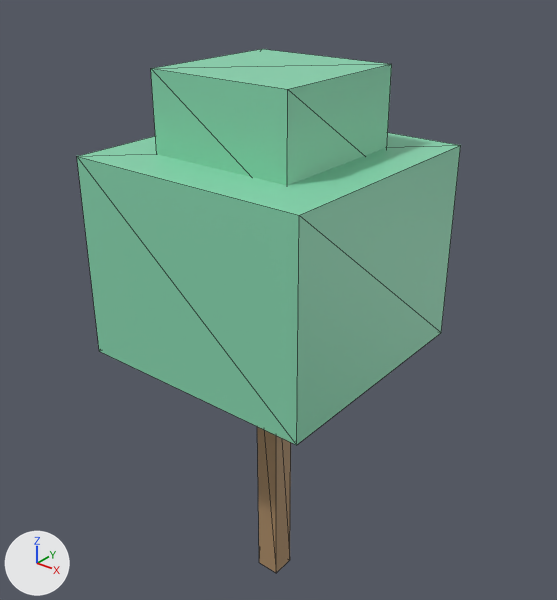
The glTF model data/islands/disksaver/glb/Prop_DS_Tree_15.glb: old version first, new version second.
One viewpoint serves both versions: a 50 mm lens placed at (5.05, -6.23, 7.89), pointed at (-0.09, 0.2, 3.9). The lights are fixed; the arrows at lower left show +X, +Y and +Z. The picture after the commit comes second. Mesh edges are drawn as thin lines. Vertices at exactly the same position are counted once.
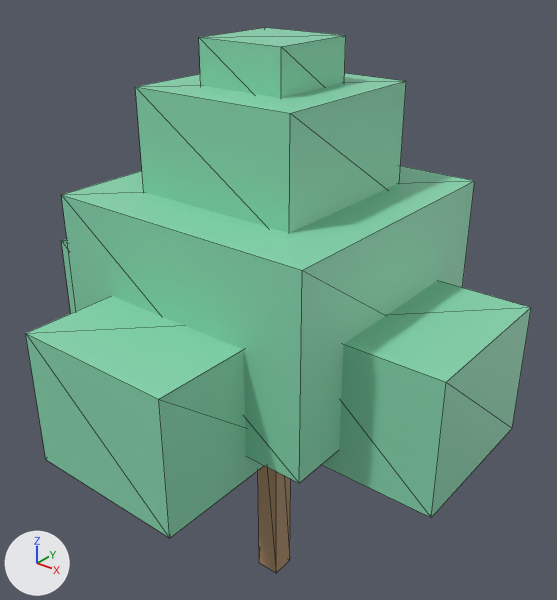
Pixel boxes [x1, y1, x2, y2] of what changed, in the pictures (557 x 600 px):
```json
{"object": "Cube.001", "change": "moved, rescaled", "before": [77, 133, 461, 445], "after": [61, 166, 475, 483], "on screen": "8% wider"}
{"object": "Cube.002", "change": "moved, rescaled", "before": [151, 49, 392, 185], "after": [321, 281, 531, 518]}
{"object": "Cube.005", "change": "added", "after": [26, 296, 264, 538], "on screen": "green"}
{"object": "Cube.006", "change": "added", "after": [135, 73, 406, 233], "on screen": "green"}
{"object": "Cube.007", "change": "added", "after": [199, 28, 346, 98], "on screen": "green"}
{"object": "Cube.003", "change": "added", "after": [61, 239, 76, 313], "on screen": "green"}
```

The change, as JSON lines over the scene's bpy script:
```json
{"block": "me_cube_1464", "where": "# used by ob_cube_001; location = (0.0, 0.0, 0.0)"}
{"op": "remove", "block": "me_cube_1464", "code": "me_cube_1464.from_pydata(...)  # 8 vertices, 12 faces; spans x -1.44..1.44, y -1.44..1.44, z 3.45..5.75"}
{"op": "add", "block": "me_cube_1464", "code": "me_cube_1464.from_pydata(...)  # 8 vertices, 12 faces; spans x -1.58..1.58, y -1.58..1.58, z 3.16..5.35"}
{"block": "me_cube_1464", "change": "me_cube_1464 part 1: the whole mesh is scaled about its middle by (1.1, 1.1, 0.95), then moved by (0.0, 0.0, -0.34)"}
{"block": "me_cube_1465", "where": "# used by ob_cube_002; location = (0.0, 0.0, 0.0)"}
{"op": "remove", "block": "me_cube_1465", "code": "me_cube_1465.from_pydata(...)  # 8 vertices, 12 faces; spans x -0.86..0.86, y -0.86..0.86, z 5.46..6.61"}
{"op": "add", "block": "me_cube_1465", "code": "me_cube_1465.from_pydata(...)  # 8 vertices, 12 faces; spans x 0.81..2.64, y -0.92..0.92, z 2.88..4.37"}
{"block": "me_cube_1465", "change": "me_cube_1465 part 2: the whole mesh is scaled about its middle by (1.07, 1.07, 1.3), then moved by (1.72, 0.0, -2.41)"}
{"op": "add", "block": "me_cube_1545", "code": ["me_cube_1545 = bpy.data.meshes.new('Cube.1545')", "me_cube_1545.from_pydata(...)  # a box spanning x -0.518..0.518, y -0.518..0.518, z 6.21..6.9", "me_cube_1545.materials.append(mat_ds_leaf3)  # green #88d7b0"]}
{"op": "add", "block": "me_cube_1544", "code": ["me_cube_1544 = bpy.data.meshes.new('Cube.1544')", "me_cube_1544.from_pydata(...)  # a box spanning x -0.98..0.98, y -0.98..0.98, z 5.18..6.44", "me_cube_1544.materials.append(mat_ds_leaf3)  # green #88d7b0"]}
{"op": "add", "block": "me_cube_1543", "code": ["me_cube_1543 = bpy.data.meshes.new('Cube.1543')", "me_cube_1543.from_pydata(...)  # a box spanning x -0.92..0.92, y -2.64..-0.8, z 2.88..4.37", "me_cube_1543.materials.append(mat_ds_leaf3)  # green #88d7b0"]}
{"op": "add", "block": "me_cube_1541", "code": ["me_cube_1541 = bpy.data.meshes.new('Cube.1541')", "me_cube_1541.from_pydata(...)  # a box spanning x -2.64..-0.8, y -0.92..0.92, z 2.88..4.37", "me_cube_1541.materials.append(mat_ds_leaf3)  # green #88d7b0"]}
{"op": "add", "block": "ob_cube_007", "code": ["ob_cube_007 = bpy.data.objects.new('Cube.007', me_cube_1545)", "ob_cube_007.location = (0.0, 0.0, 0.0)"]}
{"op": "add", "block": "ob_cube_006", "code": ["ob_cube_006 = bpy.data.objects.new('Cube.006', me_cube_1544)", "ob_cube_006.location = (0.0, 0.0, 0.0)"]}
{"op": "add", "block": "ob_cube_005", "code": ["ob_cube_005 = bpy.data.objects.new('Cube.005', me_cube_1543)", "ob_cube_005.location = (0.0, 0.0, 0.0)"]}
{"op": "add", "block": "ob_cube_003", "code": ["ob_cube_003 = bpy.data.objects.new('Cube.003', me_cube_1541)", "ob_cube_003.location = (0.0, 0.0, 0.0)"]}
```
